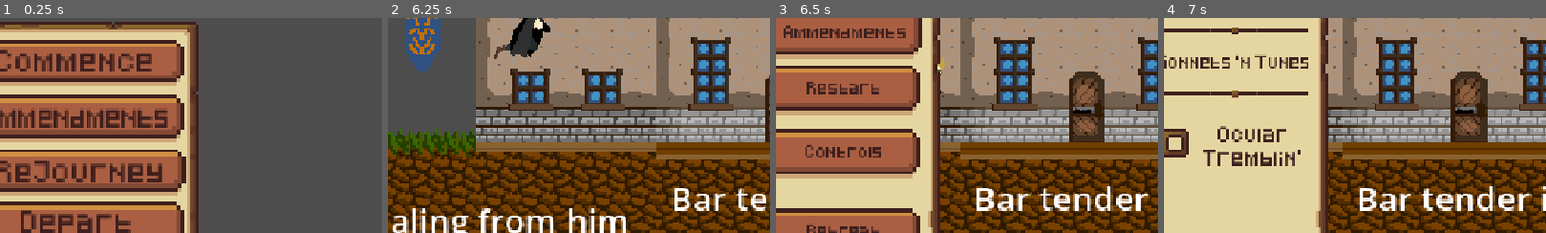
Above: before the commit, frames 1-4 (left to right).
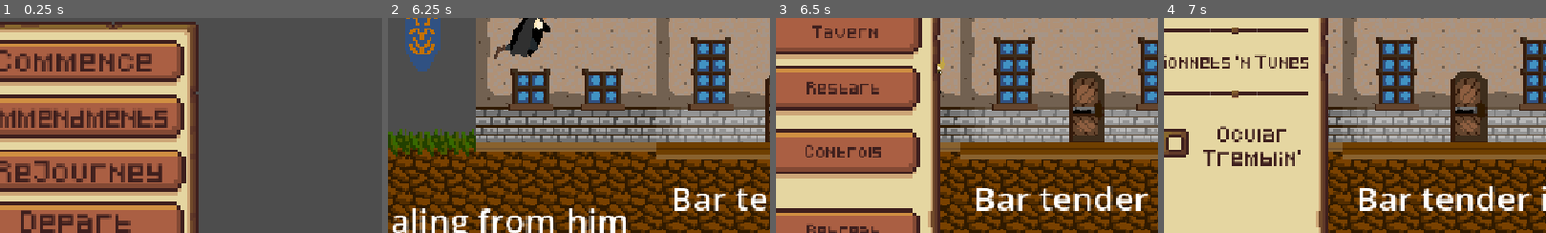
Above: after the commit, the same moments.

Repository: Cafle/craftpix-gamejam
Game: Godot game, scene res://Scenes/UI/Title.tscn
The game is run twice, just before and just after one commit, with the same random seed, the same clock (stepped at 60 frames per second) and the same inputs.
Inputs (mouse positions are % of the whole screen's width and height, from its top left):
- Up to frame 1 (0.25 s): no input
- Up to frame 2 (6.25 s): click "Commence" at 0.5 s; click "1" at 1.25 s; click "PLAY" at 2 s; move the mouse to (72, 45) at 2.77 s; hold Right (ui_right) 2.78-4.28 s; click (72, 45) at 2.92 s; tap Up (ui_up) at 3.02, 3.77, 5.27, 6.02 s; move the mouse to (30, 55) at 3.52 s; move the mouse to (60, 28) at 4.27 s; hold Left (ui_left) 4.28-5.03 s; move the mouse to (45, 70) at 5.02 s; hold Right (ui_right) from 5.03 s (still down); click (45, 70) at 5.17 s; move the mouse to (80, 65) at 5.77 s
- Up to frame 3 (6.5 s): keep holding Right (ui_right); tap Escape (pause) at 6.4 s
- Up to frame 4 (7 s): release Right (ui_right) at 6.5 s; click "Ammendments" at 6.5 s
The pictures show only the part of the screen within x 42-92%, y 38-88%; the shares and areas given below are measured in that part.

Frames 1-2 are identical in both runs. In frame 3, 0.9% of the frame differs, in the area x 2-34%, y 3-10%; in frame 4, nothing differs.
Error in both runs: Invalid assignment of property or key 'visible' with value of type 'bool' on a base object of type 'null instance'. (res://Scripts/Sprites/NPC.gd:97)

Commit message:
pause menu retunrs to shop

Diff:
--- a/Scenes/UI/Pause.tscn
+++ b/Scenes/UI/Pause.tscn
@@ -106,7 +106,7 @@
 horizontal_alignment = 1
 vertical_alignment = 1
 
-[node name="eopitois2" type="TextureButton" parent="Pause" unique_id=369526605]
+[node name="shop" type="TextureButton" parent="Pause" unique_id=369526605]
 layout_mode = 0
 offset_left = 68.000015
 offset_right = 308.0
@@ -117,14 +117,14 @@
 texture_pressed = SubResource("AtlasTexture_fjwti")
 stretch_mode = 1
 
-[node name="Label" type="Label" parent="Pause/eopitois2" unique_id=1539451231]
-layout_mode = 0
-offset_left = 31.999992
-offset_top = 7.9999933
-offset_right = 218.0
-offset_bottom = 53.999992
-theme_override_font_sizes/font_size = 16
-text = "Ammendments"
+[node name="Label" type="Label" parent="Pause/shop" unique_id=1539451231]
+layout_mode = 0
+offset_left = 31.999992
+offset_top = 7.9999933
+offset_right = 218.0
+offset_bottom = 53.999992
+theme_override_font_sizes/font_size = 16
+text = "Tavern"
 horizontal_alignment = 1
 vertical_alignment = 1
 
--- a/Scripts/UI/Pause.gd
+++ b/Scripts/UI/Pause.gd
@@ -13,6 +13,8 @@
 @onready var c_controls = $Controls/back
 @onready var quit = $Pause/quit
 @onready var resume = $Pause/back
+@onready var shop = $Pause/shop
+
 
 #sliders
 @onready var music = $Options/music
@@ -29,6 +31,7 @@
 	controls.button_up.connect(_openControls)
 	c_controls.button_up.connect(_closeControls)
 	restart.button_up.connect(_restart)
+	shop.button_up.connect(_shop)
 
 	music.value_changed.connect(_changeVol.bind(1))
 	sfx.value_changed.connect(_changeVol.bind(2))
@@ -37,6 +40,10 @@
 	sfx.value = Sfx.volume_linear
 	music.value = Music.volume_linear
 
+
+func _shop() -> void:
+	LevelSelect.Coins = 10
+	get_tree().call_deferred("change_scene_to_file", "res://Scenes/UI/shop.tscn")
 
 func _openOptions() -> void:
 	Pause_m.hide()
